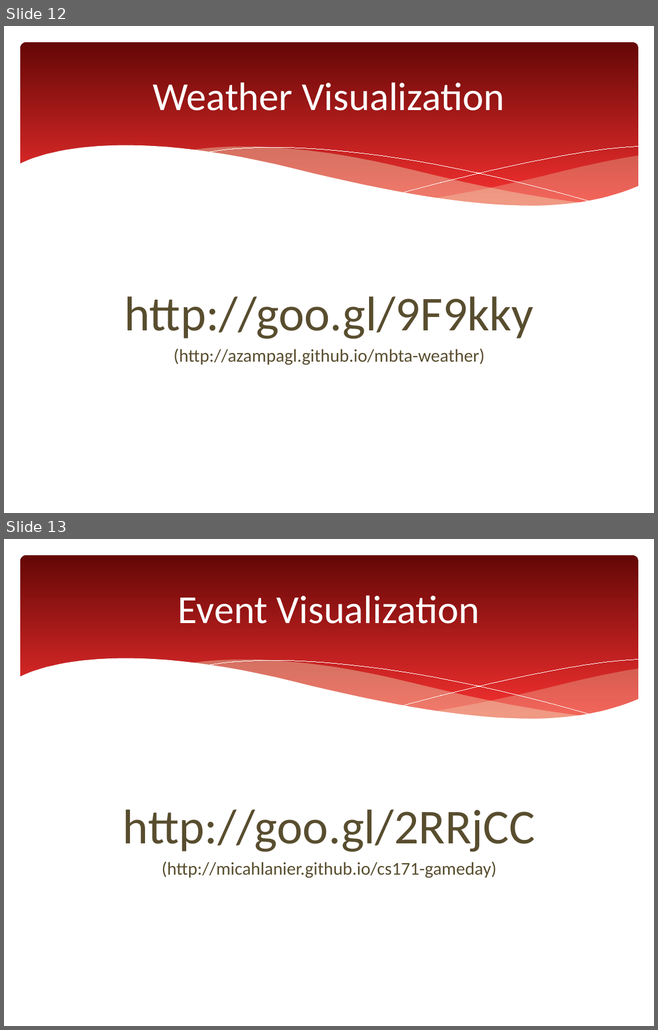
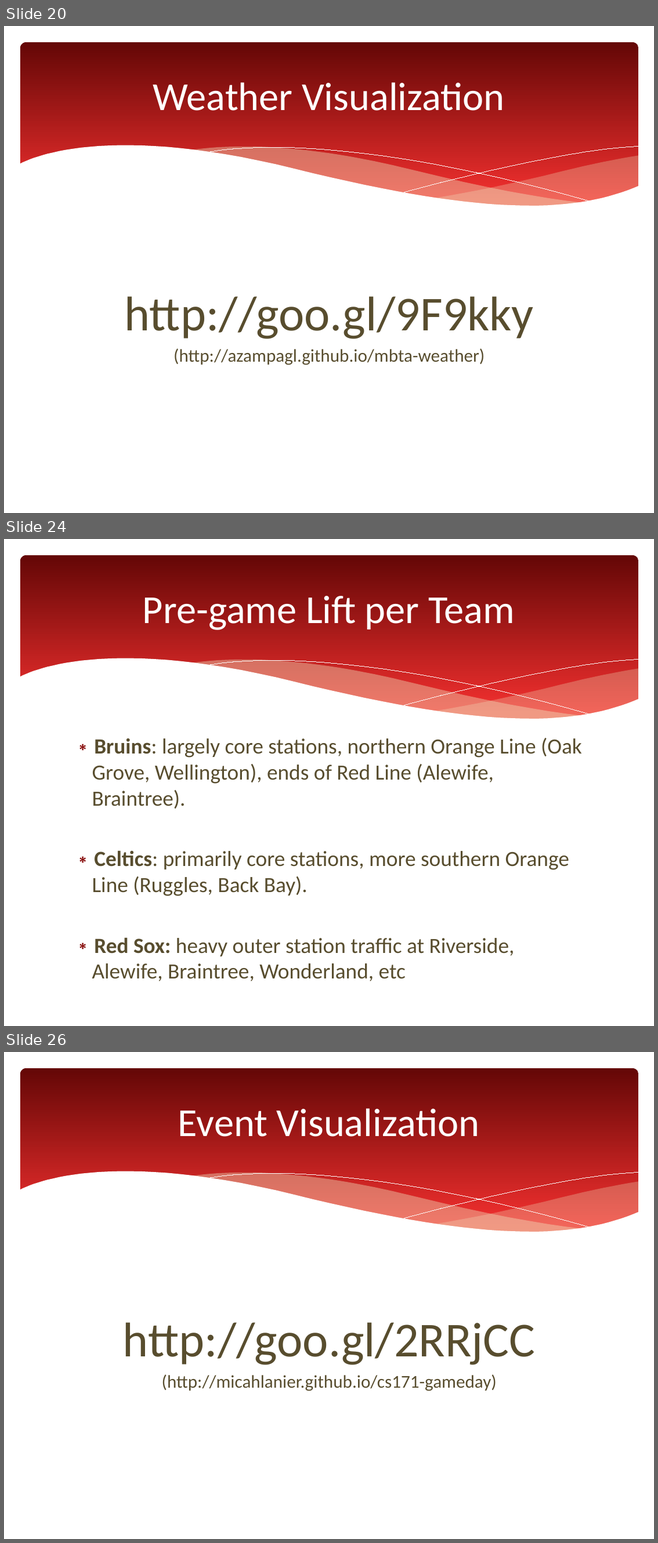
Before and after one commit to azampagl/harvard-capstone, a slide deck: docs/presentations/executive/mbta-capstone_executive.pptx. Shown one above the other, each under a label of ours: slides 12 and 13 before the commit, slides 20, 24 and 26 after it; the slides between them are not shown. The pictures are 658x1030 and 658x1543 pixels, drawn with LibreOffice and Linux fonts; fonts in the diff are those of the drawing. Boxes give left, top, right and bottom in pixels: in the first picture for what was removed or moved away, otherwise in the second. Text is boxed around its words. In the diff, an @@ line names an element or a change of style, - is before the commit and + after.

```diff
--- a/docs/presentations/executive/mbta-capstone_executive.pptx
+++ b/docs/presentations/executive/mbta-capstone_executive.pptx
@@ slide 24 added at (4,539,654,1026), background #FFFFFF; not listed: 6 template elements that a slide beside it also shows @@
@@ title added at (143,596,514,630), 44 pt, text #FFFFFF @@
+Pre-game Lift per Team
@@ text added at (92,738,582,982), 24 pt, text #584D2E @@
+∗ Bruins: largely core stations, northern Orange Line (Oak Grove, Wellington), ends of Red Line (Alewife, Braintree).
+∗ Celtics: primarily core stations, more southern Orange Line (Ruggles, Back Bay).
+∗ Red Sox: heavy outer station traffic at Riverside, Alewife, Braintree, Wonderland, etc
@@ what was slide 12 is now slide 20 @@
@@ what was slide 13 is now slide 26 @@
```
Also in this commit, not shown: 1 slide changed, 13 other slides added, 1 slide removed, 8 other files.
